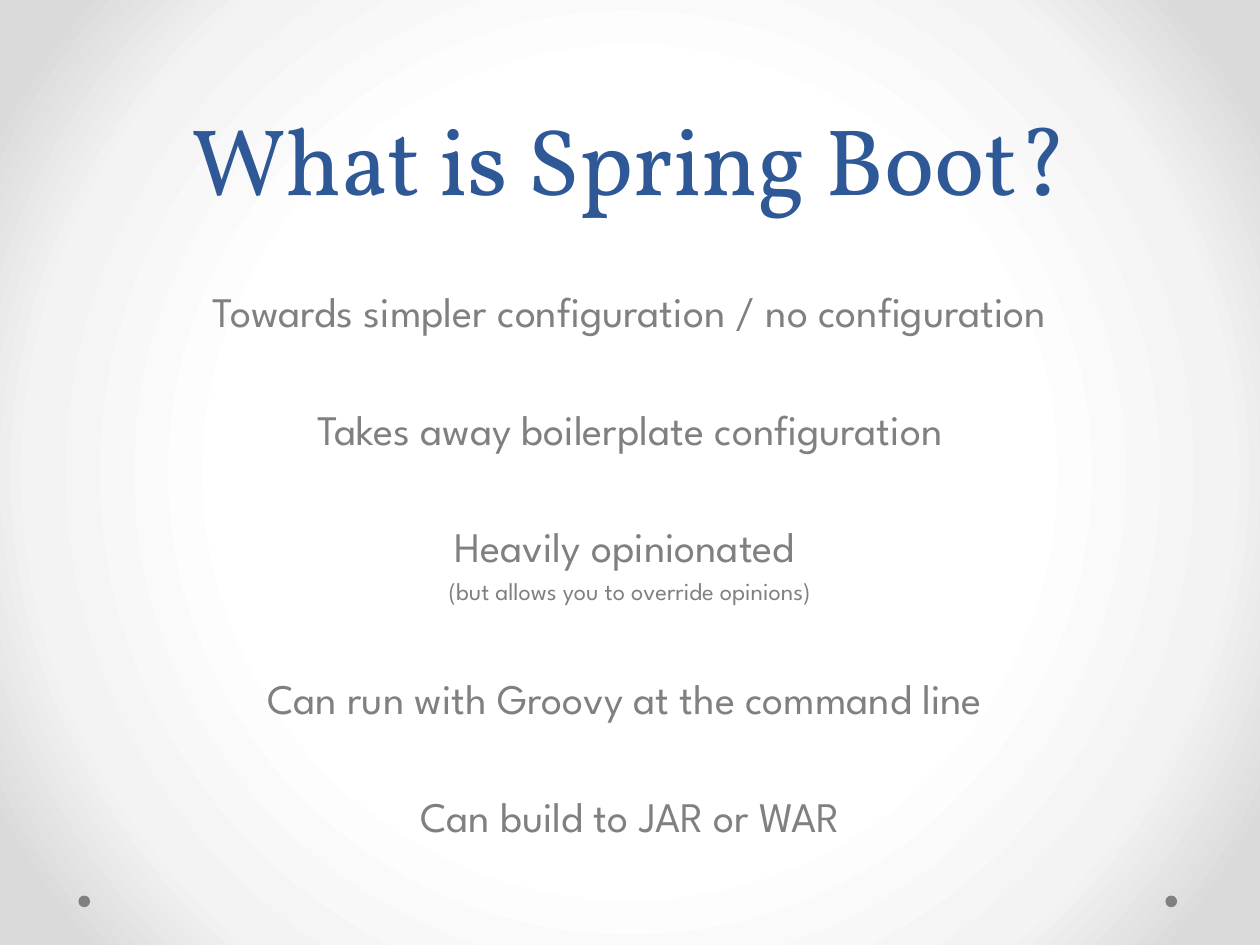
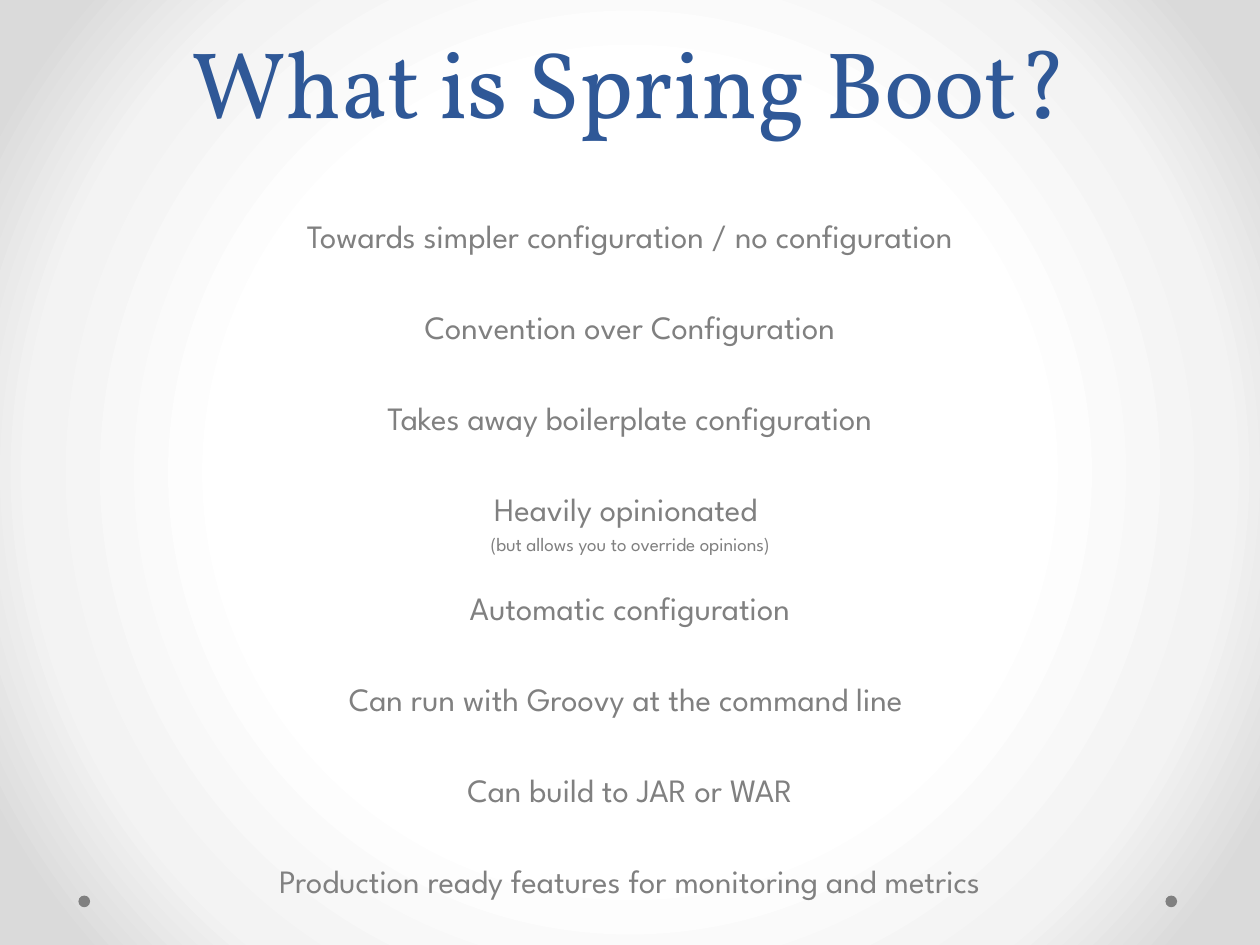
Before and after one commit to kondetibharat/SpringBootDemo, a slide deck: slide 4 of SpringBoot.pptx. Drawn at 1260x945 pixels with LibreOffice and Linux fonts; fonts in the diff are those of the drawing. Boxes give left, top, right and bottom in pixels: in the first picture for what was removed or moved away, otherwise in the second. Text is boxed around its words. In the diff, an @@ line names an element or a change of style, - is before the commit and + after.

Commit message:
Spring Boot Demo

```diff
--- a/SpringBoot.pptx
+++ b/SpringBoot.pptx
@@ title "What is Spring Boot?" moved from (x1=192, y1=127, x2=1068, y2=219) to (x1=192, y1=50, x2=1068, y2=142) @@
@@ text "Towards simpler configuration / no ..." moved from (x1=213, y1=297, x2=1047, y2=833) to (x1=279, y1=225, x2=980, y2=900) @@
@@ text at (x1=307, y1=225, x2=952, y2=803): size 24 to 18.6 pt in "Towards simpler configuration / no configuration", "Takes away boilerplate configuration", "Heavily opinionated", "Can run with Groovy at the command ..." and 1 more places; size 14 to 10.8 pt in "(but allows you to override opinions)"; less space between paragraphs @@
@@ text at (x1=425, y1=316, x2=835, y2=346): paragraph added @@
+Convention over Configuration
@@ text at (x1=470, y1=597, x2=789, y2=627): paragraph added @@
+Automatic configuration
@@ text at (x1=279, y1=870, x2=980, y2=900): paragraph added @@
+Production ready features for monitoring and metrics
```
Also in this commit, not shown: 1 other slide changed, 2 slides added.
